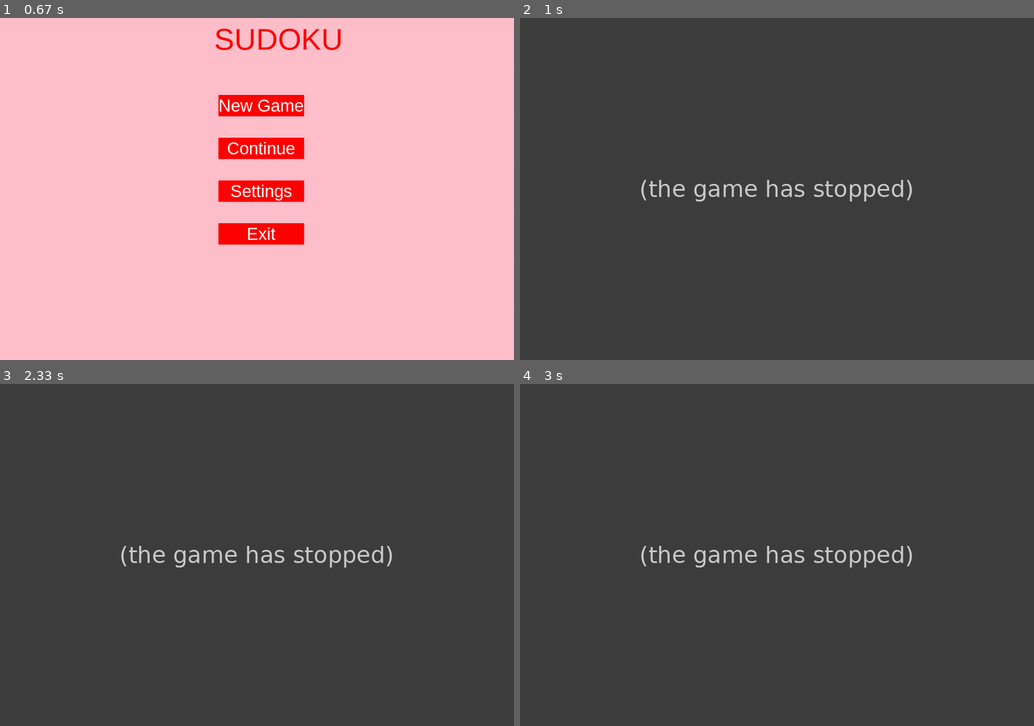
Above: before the commit, frames 1-4 (two rows, left to right).
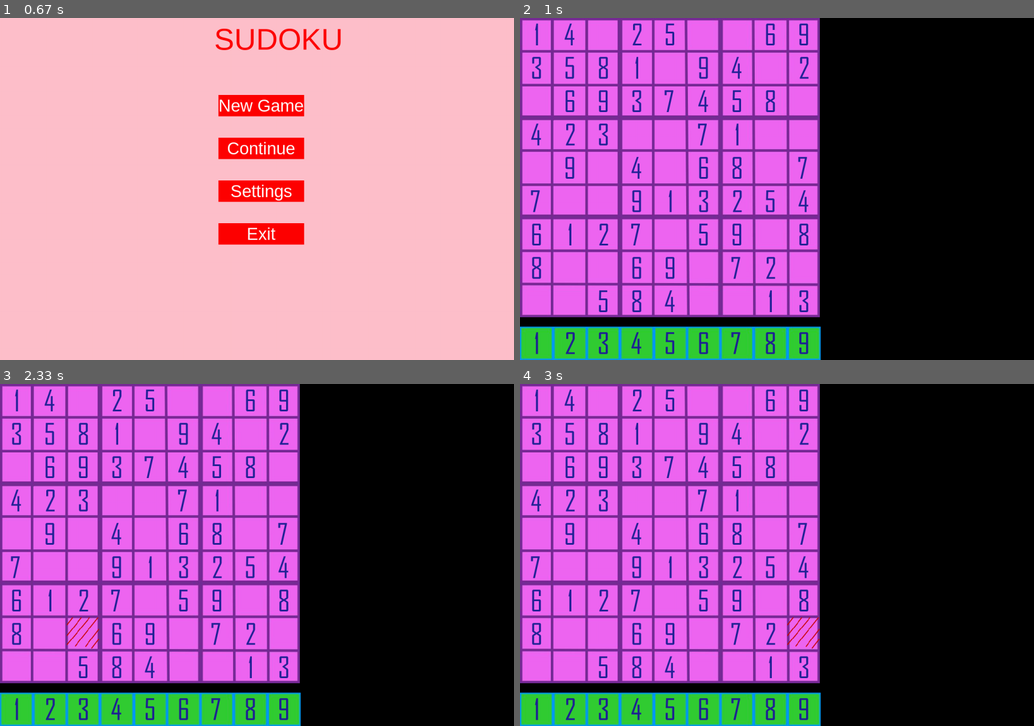
Above: after the commit, the same moments.

Repository: aabbi15/sudoku_pygame
Game: pygame game, started from homescreen.py
The game is run twice, just before and just after one commit, with the same random seed, the same clock (stepped at 60 frames per second) and the same inputs.
Inputs (mouse positions are in pixels of both pictures, inside the frame that each line leads up to):
- Up to frame 1 (0.67 s): tap Space at 0.33 s
- Up to frame 2 (1 s): press the mouse at (782, 106) at 0.7 s; move the mouse to (797, 106) at 0.8 s; release the mouse at (812, 110) at 0.93 s
- Up to frame 3 (2.33 s): press the mouse at (51, 708) at 1.03 s; move the mouse to (118, 596) at 1.13 s; release the mouse at (185, 483) at 1.27 s; press the mouse at (51, 708) at 1.87 s; move the mouse to (66, 671) at 1.97 s; release the mouse at (82, 630) at 2.1 s
- Up to frame 4 (3 s): press the mouse at (571, 708) at 2.7 s; move the mouse to (694, 674) at 2.8 s; release the mouse at (818, 640) at 2.93 s

Frame 1 is identical in both runs. In frame 2, 100% of the frame differs, in the area x 0-100%, y 0-100%; in frame 3, 100%; in frame 4, 100%.
Error before the commit: TypeError: argument must contain two numbers (homescreen.py line 146); the game stopped at 0.7 s (later frames are placeholders)

Commit message:
only right ans accepted and red box on wrong

Diff:
--- a/dragndrop.py
+++ b/dragndrop.py
@@ -32,20 +32,28 @@
         self.rect.topleft = (self.x,self.y)
         self.screen.blit(self.image, self.rect)
 
-    def handle_events(self):
+    # def handle_events(self):
+    #     for event in pygame.event.get():
+    #         if event.type == QUIT:
+    #             self.running = False
+
+    #         elif event.type == MOUSEBUTTONDOWN:
+    #             if self.rect.collidepoint(event.pos):
+    #                 self.moving = True
+
+    #         elif event.type == MOUSEBUTTONUP:
+    #             self.moving = False
+    #             self.return_home()
+
+    #         elif event.type == MOUSEMOTION and self.moving:
+    #             self.rect.move_ip(event.rel)
+
+    def dropped(self,empty_coordinates,run):
         for event in pygame.event.get():
-            if event.type == QUIT:
-                self.running = False
+            if event.type ==QUIT:
+                run=False
 
-            elif event.type == MOUSEBUTTONDOWN:
-                if self.rect.collidepoint(event.pos):
-                    self.moving = True
-
-            elif event.type == MOUSEBUTTONUP:
-                self.moving = False
-                self.return_home()
-
-            elif event.type == MOUSEMOTION and self.moving:
-                self.rect.move_ip(event.rel)
-
-        # pygame.display.update()
+            elif self.dragging==False:
+                for null in empty_coordinates:
+                    if self.rect.collidepoint(null):
+                        self.screen.blit(self.image, null)
--- a/homescreen.py
+++ b/homescreen.py
@@ -33,6 +33,26 @@
 #sudokumaker
 
 finalgrid=sudokumaker.generatepuzzle(difficulty)
+
+empty_coordinates = []
+empty_rect =[]
+filled_rect=[]
+
+for i in range(9):
+   for j in range(9):
+      if finalgrid[i][j]==0:
+         empty_coordinates.append(((78*i),(j*78)))
+wow=0
+for x,y in empty_coordinates:
+   empty_rect.append(pygame.Rect(x,y,78,78))
+   wow+=1
+
+
+
+
+
+
+
 
 
 
@@ -55,7 +75,11 @@
 seven_img = pygame.image.load("seven.png").convert_alpha()
 eight_img = pygame.image.load("eight.png").convert_alpha()
 nine_img = pygame.image.load("nine.png").convert_alpha()
+redbox_img = pygame.image.load("redbox.png").convert_alpha()
+# greenbox_img = pygame.image.load("greenbox.png").convert_alpha()
 blank_img = pygame.image.load("blank.png").convert_alpha()
+redbox_img= pygame.transform.scale(redbox_img,(75,75))
+
 
 numbers_img=[blank_img,one_img,two_img,three_img,four_img,five_img,six_img,seven_img,eight_img,nine_img]
 
@@ -88,6 +112,19 @@
    for key in logics:
       logics[key]=False
    logics["showgame"]=True
+
+def newbox_printer():
+
+   if red:
+      screen.blit(redbox_img,(x,y))
+   for a,b in filled_rect:
+      screen.blit(numbers_img[a],b)
+
+
+
+#def correctornot(num):
+
+
 
 
 
@@ -141,10 +178,9 @@
    for m in range(1,10):
       screen.blit(numbers_img[m], dragger[m].rect)
 
-   blankpos=True
-   for k in range(1,10):
-      if dragger[m].rect.collidepoint(blank_img):
-         screen.blit(dragger[m].image, blank_img)
+
+
+
 
 
 
@@ -169,7 +205,10 @@
 exit_butt= newbutton.Button(screen,510,480,["red","blue","green"],200 ,50,myfunction,"Exit")
 
 
-
+null=(0,0)
+boxprint=0
+green=False
+red = False
 
 while run==True:
 
@@ -179,25 +218,49 @@
       menuscreen()
    if logics["showgame"]==True:
       gamescreen()
+
+      newbox_printer()
+
       for event in pygame.event.get():
             if event.type == pygame.QUIT:
                 run = False
+
+
             for i in range(1,10):
                if event.type == pygame.MOUSEBUTTONDOWN:
 
                   if dragger[i].rect.collidepoint(event.pos):
                      dragger[i].dragging = True
 
-               elif event.type == pygame.MOUSEBUTTONUP:
-
-                  dragger[i].dragging = False
-                  dragger[i].return_home()
+               elif event.type == pygame.MOUSEBUTTONUP :
+                  mousepos=pygame.mouse.get_pos()
+                  if dragger[i].dragging:
+                     dragger[i].dragging = False
+                     dragger[i].return_home()
+                     for newrect in empty_rect:
+                        if  newrect.collidepoint(mousepos):
+                           boxprint=i
+                           x= newrect.left
+                           y= newrect.top
+                           if sudokumaker.isvalid(finalgrid,x//78,y//78,i):
+
+                              red = False
+                              empty_rect.remove(newrect)
+                              filled_rect.append((boxprint,newrect))
+                              finalgrid[(x//78)][(y//78)]=i
+                           else:
+                              red = True
+
+
+
+
 
                elif event.type == pygame.MOUSEMOTION:
                   if dragger[i].dragging:
                      dragger[i].rect.move_ip(event.rel)
 
-                     pygame.display.update()
+
+            pygame.display.update()
 
 
 
--- a/sudokumaker.py
+++ b/sudokumaker.py
@@ -75,23 +75,22 @@
 
 
 def single_ans_checker(grid):
-    tempgrid = grid
-    for i in range(0,8):
-        for j in range(0,8):
+    tempgrid = grid.copy()
+    for i in range(0,9):
+        for j in range(0,9):
             if tempgrid[i][j]==0:
                 counter=0
-                for num in range(1,9):
+                for num in range(1,10):
                     if isvalid(grid,i,j,num):
                         tempans=num
                         counter+=1
                 if counter>1:
                     return False
-                else:
-                    counter=tempans
+
     return True
 
 
-# def solution_checker(grid):
+
 
 # generatepuzzle("easy")
 
--- a/tempCodeRunnerFile.py
+++ b/tempCodeRunnerFile.py
@@ -1,18 +1,2 @@
-   gamescreen()
-         for event in pygame.event.get():
-               if event.type == pygame.QUIT:
-                  run = False
-
-               if event.type == pygame.MOUSEBUTTONDOWN:
-
-                  if dragger[i].rect.collidepoint(event.pos):
-                     dragger[i].dragging = True
-
-               elif event.type == pygame.MOUSEBUTTONUP:
-                  dragger[i].dragging = False
-
-               elif event.type == pygame.MOUSEMOTION:
-                  if dragger[i].dragging:
-                     dragger[i].rect.move_ip(event.rel)
-                     gamescreen()
-                     pygame.display.update()
+for m in range(1,10):
+   #    screen.blit(numbers_img[m], dragger[m].rect)
Binary file added: greenbox.png
Binary file added: redbox.png
Not shown, added: redbox.png~
